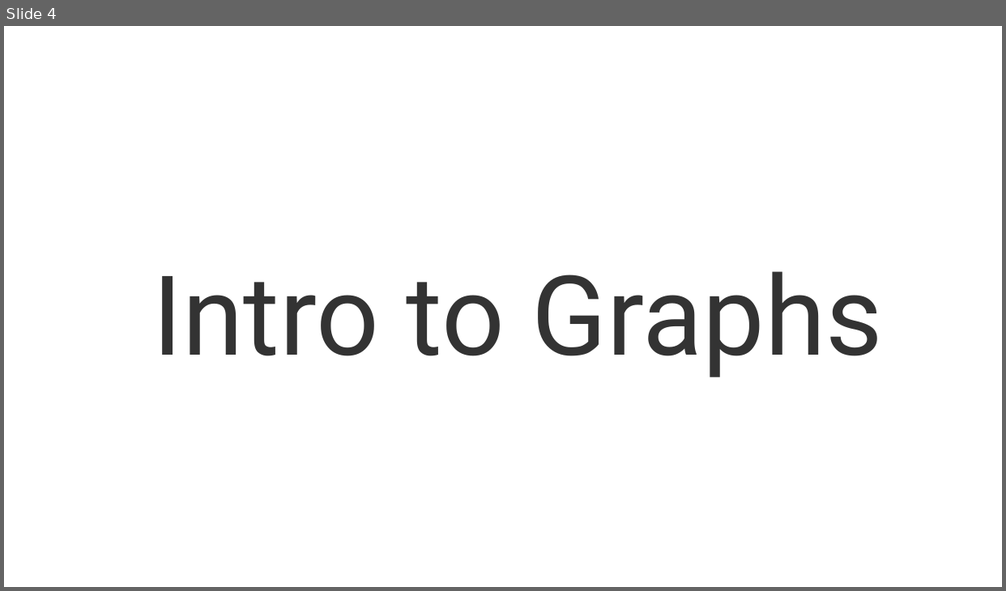
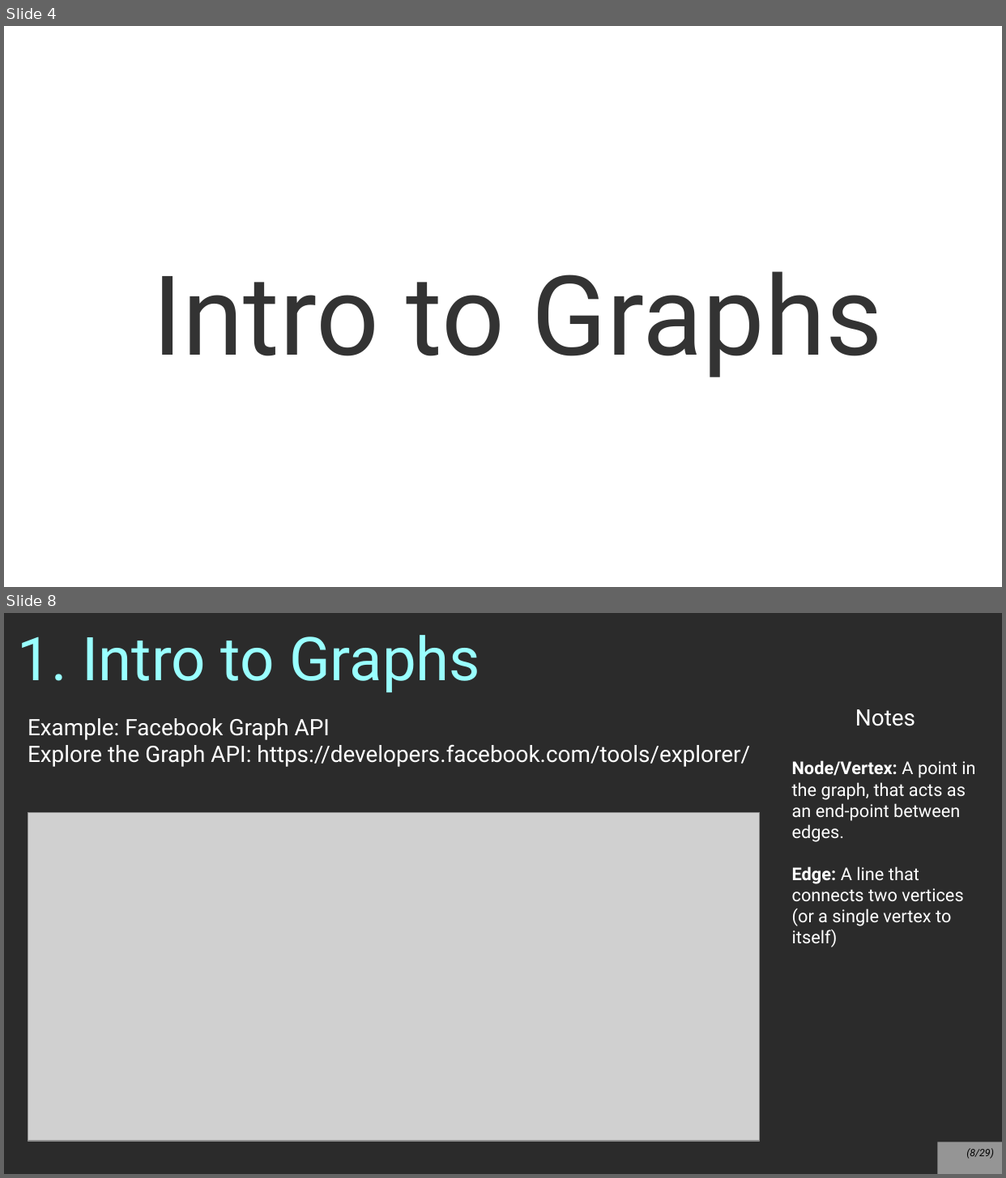
Before and after one commit to nguyenchithien/CS211-Discrete-Structures-II, a slide deck: Lectures/Lecture 7.1.odp. Shown one above the other, each under a label of ours: slide 4 before the commit, slides 4 and 8 after it; the slides between them are not shown. The pictures are 1006x591 and 1006x1178 pixels, drawn with LibreOffice and Linux fonts; fonts in the diff are those of the drawing; grey boxes stand for pictures; background and template pictures are left out; a plain dark background stands for a picture behind light text. Boxes give left, top, right and bottom in pixels: in the first picture for what was removed or moved away, otherwise in the second. Text is boxed around its words. In the diff, an @@ line names an element or a change of style, - is before the commit and + after.

```diff
--- a/Lectures/Lecture 7.1.odp
+++ b/Lectures/Lecture 7.1.odp
@@ slide 8 added at (x1=4, y1=613, x2=1002, y2=1174), background picture (left out) @@
@@ title added at (x1=18, y1=635, x2=480, y2=692), 48 pt, text #99FFFF @@
+1. Intro to Graphs
@@ text added at (x1=792, y1=709, x2=975, y2=948), 14 pt, text #FFFFFF @@
+Notes
+Node/Vertex: A point in the graph, that acts as an end-point between edges.
+Edge: A line that connects two vertices (or a single vertex to itself)
@@ text added at (x1=27, y1=718, x2=750, y2=767), 18 pt, text #FFFFFF @@
+Example: Facebook Graph API
+Explore the Graph API: https://developers.facebook.com/tools/explorer/
@@ picture added at (x1=28, y1=812, x2=761, y2=1141) @@
@@ page number added at (x1=938, y1=1143, x2=1002, y2=1174), fill #FFFFFF at 50% opacity, 8 pt, text #000000, italic @@
+(8/29)
```
Also in this commit, not shown: 2 slides changed, 23 other slides added, 5 slides removed, 1 other file.
